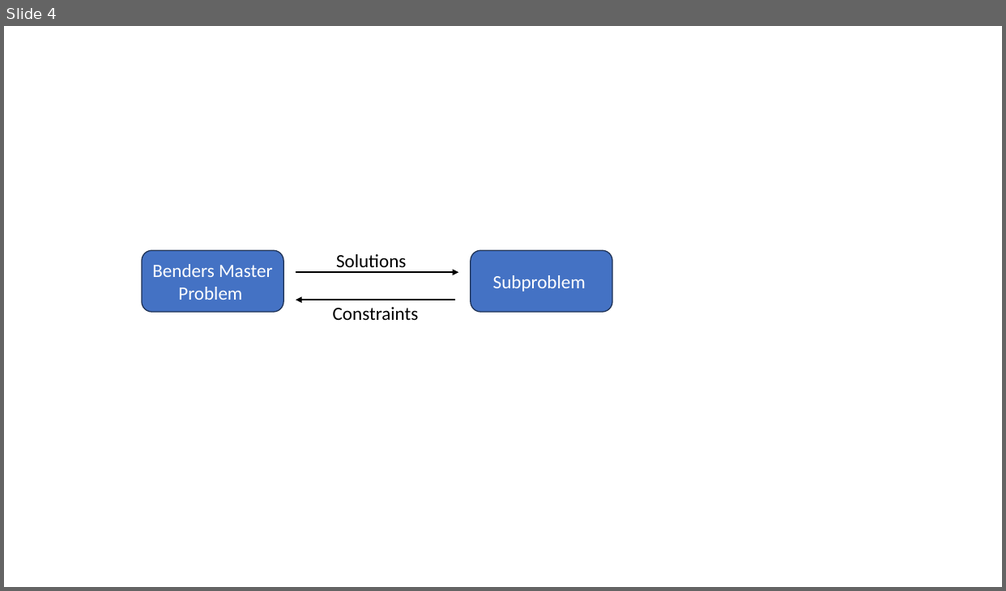
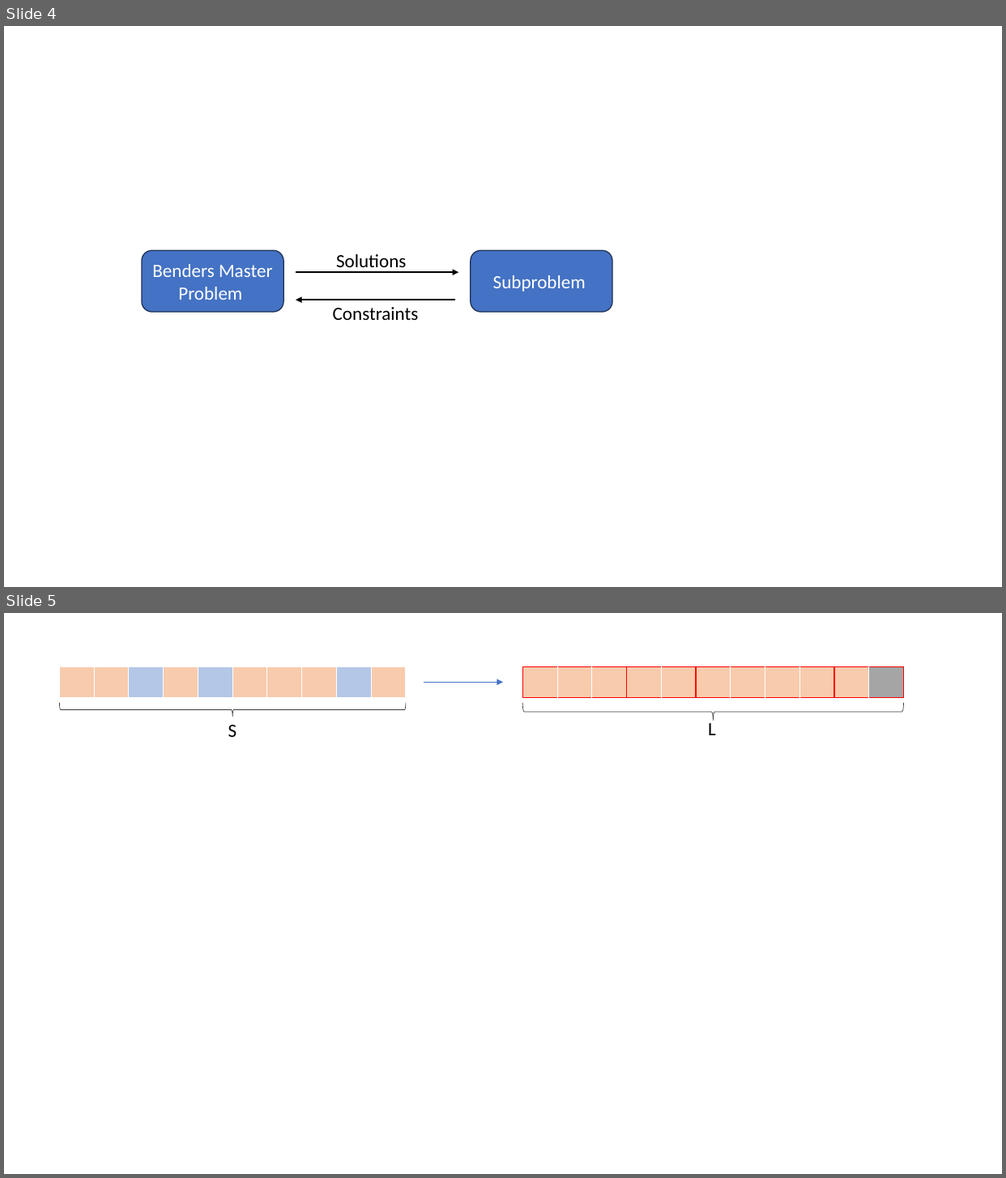
Before and after one commit to Dis-count/HKUST_TOPIC, a slide deck: Beamer/test.pptx. Shown one above the other, each under a label of ours: slide 4 before the commit, slides 4 and 5 after it. The pictures are 1006x591 and 1006x1178 pixels, drawn with LibreOffice and Linux fonts; fonts in the diff are those of the drawing. Boxes give left, top, right and bottom in pixels: in the first picture for what was removed or moved away, otherwise in the second. Text is boxed around its words. In the diff, an @@ line names an element or a change of style, - is before the commit and + after.

```diff
--- a/Beamer/test.pptx
+++ b/Beamer/test.pptx
@@ slide 5 added at (4,613,1002,1174), background #FFFFFF @@
@@ table added at (59,667,404,697), 1 rows, 10 columns @@
+ |  |  |  |  |  |  |  |  | 
@@ arrow added from (424, 682) to (503, 682), #4472C4 0.5 pt @@
@@ table added at (522,667,901,697), 1 rows, 11 columns @@
+ |  |  |  |  |  |  |  |  |  | 
@@ left brace added at (59,703,406,717), outline #3B3838 0.5 pt @@
@@ left brace added at (523,703,904,722), outline #3B3838 0.5 pt @@
@@ text added at (228,725,237,737), 18 pt, text #000000 @@
+S
@@ text added at (708,720,716,735), 18 pt, text #000000 @@
+L
```
Also in this commit, not shown: 3 other slides added, 19 other files.
